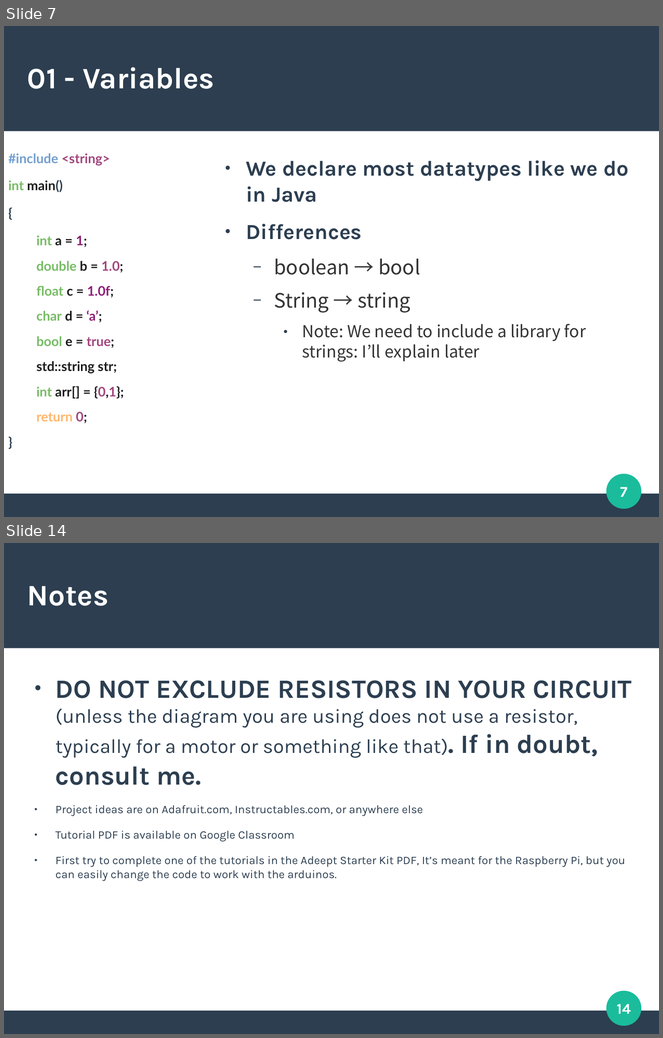
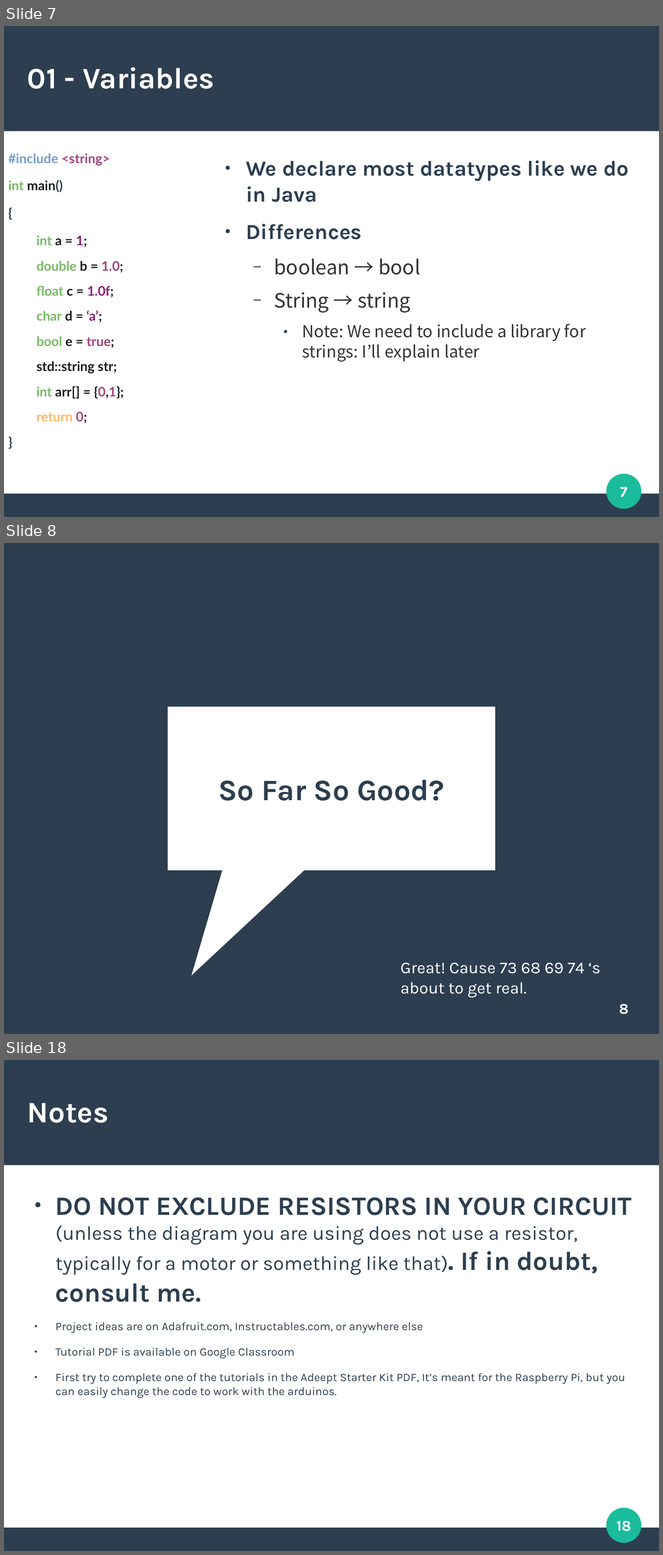
Before and after one commit to DuongTyler/CppCrashCourse, a slide deck: CPP.odp. Shown one above the other, each under a label of ours: slides 7 and 14 before the commit, slides 7, 8 and 18 after it; the slides between them are not shown. The pictures are 663x1038 and 663x1555 pixels, drawn with LibreOffice and Linux fonts; fonts in the diff are those of the drawing. Boxes give left, top, right and bottom in pixels: in the first picture for what was removed or moved away, otherwise in the second. Text is boxed around its words. In the diff, an @@ line names an element or a change of style, - is before the commit and + after.

```diff
--- a/CPP.odp
+++ b/CPP.odp
@@ slide 8 added at (4,543,659,1034), background #2C3E50 @@
@@ speech box added at (168,707,496,871), fill #FFFFFF @@
@@ title added at (219,780,444,801), 36 pt, text #2C3E50, bold @@
+So Far So Good?
@@ text added at (401,963,600,997), 20 pt, text #FFFFFF @@
+Great! Cause 73 68 69 74 ‘s about to get real.
@@ page number added at (619,1004,629,1015), 18 pt, text #FFFFFF, bold @@
+8
@@ what was slide 14 is now slide 18 @@
@@ page number at (617,1521,632,1532): text changed @@
-14
+18
```
Also in this commit, not shown: 6 slides changed, 3 other slides added, 2 other files.
